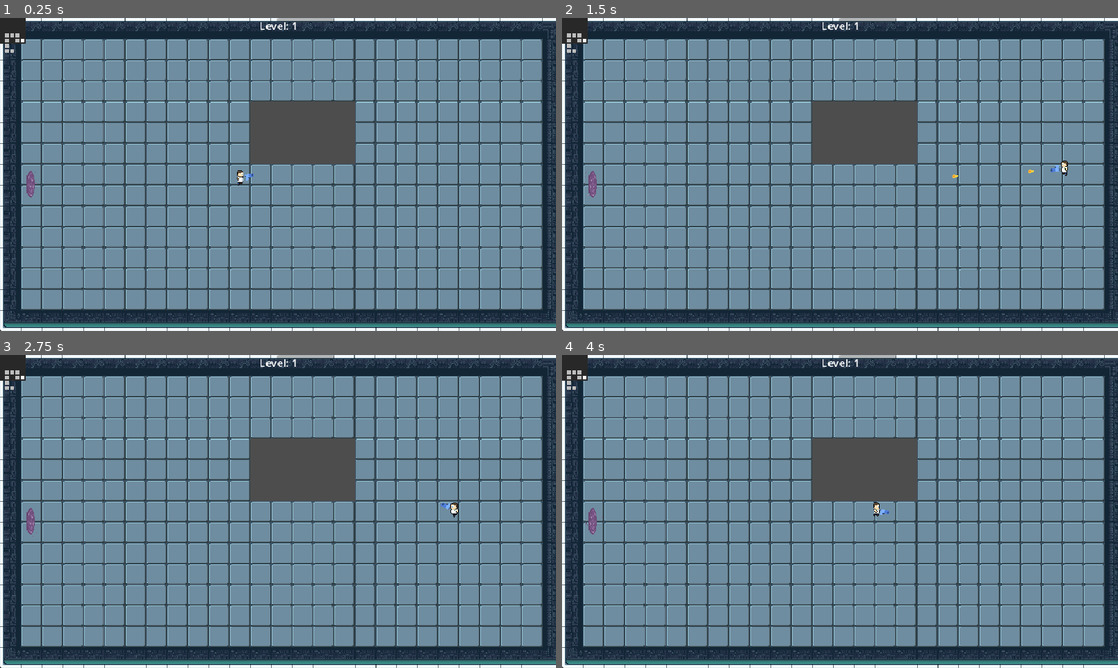
Above: before the commit, frames 1-4 (two rows, left to right).
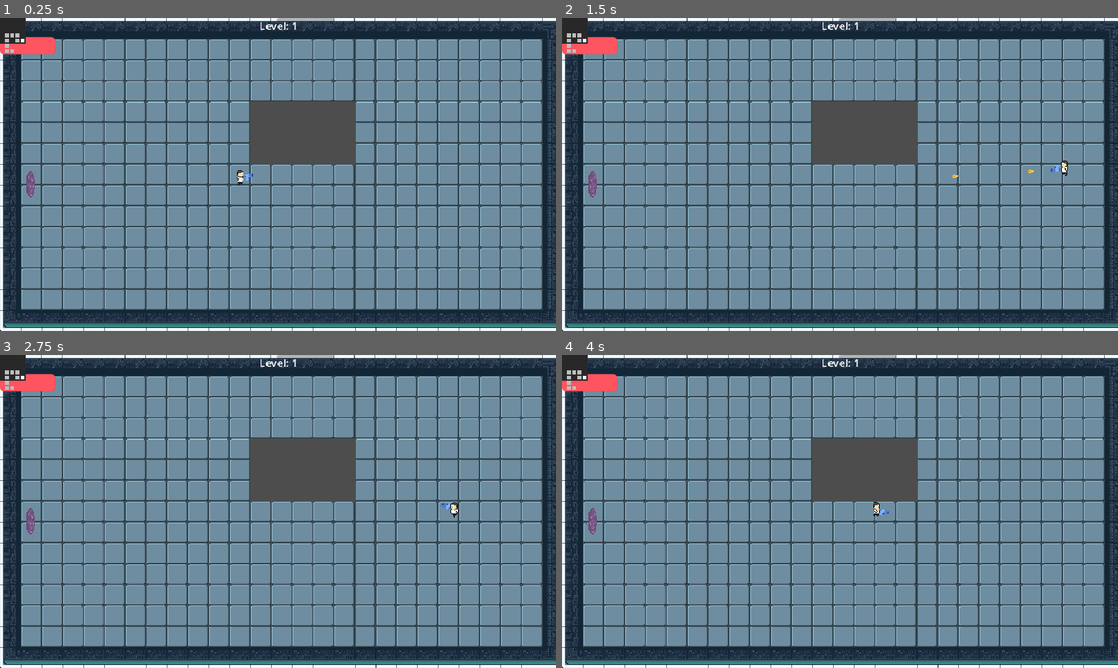
Above: after the commit, the same moments.

Repository: benz76428/game-v1
Game: Godot game, scene res://dungeon_generator.tscn
Same seed, same stepped clock (60 frames per second), same inputs: the game is played once before the commit and once after it. The engine's default icon, where the game draws it, is replaced by a stand-in: a white triangle on a blue panel in a dark square.
Inputs (mouse positions are in pixels of both pictures, inside the frame that each line leads up to):
- Up to frame 1 (0.25 s): no input
- Up to frame 2 (1.5 s): tap Enter (ui_accept) at 0.5, 0.77 s; move the mouse to (962, 158) at 0.52 s; hold D (walk_right) 0.53-1.25 s; hold Q 0.53-1.25 s; click (962, 158) at 0.67 s; drag from (728, 190) to (595, 187) at 1.27 s
- Up to frame 3 (2.75 s): tap Enter (ui_accept) at 2 s; move the mouse to (333, 442) at 2.02 s; hold D (walk_right) from 2.03 s (still down); hold Q from 2.03 s (still down)
- Up to frame 4 (4 s): release D (walk_right) at 2.75 s; release Q at 2.75 s; drag from (812, 574) to (1017, 508) at 2.77 s; move the mouse to (1006, 558) at 3.52 s; hold A (walk_left) from 3.53 s (still down); hold Q from 3.53 s (still down); tap Enter (ui_accept) at 3.77 s

The runs differ from the first frame. In frame 1, 0.4% of the frame differs, in the area x 0-10%, y 6-12%; in frame 2, 0.4%; in frame 3, 0.4%; in frame 4, 0.4%.

Commit message:
working no hp

Diff:
--- a/map-gen---character-moving-between-rooms/Scenes/LEVELHUD/hud.gd
+++ b/map-gen---character-moving-between-rooms/Scenes/LEVELHUD/hud.gd
@@ -2,17 +2,29 @@
 
 @onready var xp_bar: ProgressBar = $Control/XPBar
 @onready var level_label: Label = $Control/LevelLabel
+@onready var health_bar = $Control/HealthBar
 
 func _ready() -> void:
-	# Find the player and connect to their signals
+	# Wait one frame to guarantee the Player has spawned in
+	await get_tree().process_frame
+
+	# Find the player and connect to their signals.
+	# NOTE: Your file uses lowercase "player", so make sure the group name is exactly "player"!
 	var player = get_tree().get_first_node_in_group("player")
+
 	if player:
+		# --- XP & Level Setup ---
 		player.xp_changed.connect(_update_xp_bar)
 		player.level_changed.connect(_update_level_label)
 
-		# Initialize the UI with starting values
 		_update_xp_bar(player.current_xp, player.xp_to_next_level)
 		_update_level_label(player.current_level)
+
+		# --- Health Setup ---
+		player.health_changed.connect(update_health_bar)
+		update_health_bar(player.health, player.max_health)
+	else:
+		print("ERROR: HUD could not find the Player in the 'player' group!")
 
 func _update_xp_bar(current_val, max_val):
 	xp_bar.max_value = max_val
@@ -20,3 +32,7 @@
 
 func _update_level_label(new_level):
 	level_label.text = "Level: " + str(new_level)
+
+func update_health_bar(current_health: float, max_health: float):
+	health_bar.max_value = max_health
+	health_bar.value = current_health
--- a/map-gen---character-moving-between-rooms/Scenes/LEVELHUD/hud.tscn
+++ b/map-gen---character-moving-between-rooms/Scenes/LEVELHUD/hud.tscn
@@ -1,9 +1,16 @@
-[gd_scene load_steps=3 format=3 uid="uid://8yommuxxcijv"]
+[gd_scene load_steps=4 format=3 uid="uid://8yommuxxcijv"]
 
 [ext_resource type="Script" uid="uid://ddve4r5y3o3bw" path="res://Scenes/LEVELHUD/hud.gd" id="1_ytusa"]
 
 [sub_resource type="StyleBoxFlat" id="StyleBoxFlat_ytusa"]
 bg_color = Color(0.9551888, 0.29545933, 0.7296503, 1)
+
+[sub_resource type="StyleBoxFlat" id="StyleBoxFlat_thh3i"]
+bg_color = Color(0.9978271, 0.3325435, 0.37721354, 1)
+corner_radius_top_left = 7
+corner_radius_top_right = 7
+corner_radius_bottom_right = 7
+corner_radius_bottom_left = 7
 
 [node name="HUD" type="CanvasLayer"]
 script = ExtResource("1_ytusa")
@@ -35,3 +42,12 @@
 offset_right = 20.0
 offset_bottom = 23.0
 grow_horizontal = 2
+
+[node name="HealthBar" type="ProgressBar" parent="Control"]
+layout_mode = 1
+offset_top = 29.0
+offset_right = 85.0
+offset_bottom = 56.0
+theme_override_styles/fill = SubResource("StyleBoxFlat_thh3i")
+value = 100.0
+show_percentage = false
--- a/map-gen---character-moving-between-rooms/Scenes/Player/player.gd
+++ b/map-gen---character-moving-between-rooms/Scenes/Player/player.gd
@@ -7,6 +7,8 @@
 
 const MUTATION_PICKER_SCENE = preload("res://Scenes/picker/mutation_picker.tscn")
 
+var max_health: int = 100
+var health: int = max_health
 # ==========================================
 # BASE STATS (The raw, naked player stats)
 # ==========================================
@@ -94,18 +96,26 @@
 	current_health = clamp(current_health, 0, current_max_health)
 	health_changed.emit(current_health, current_max_health)
 
-func take_damage(amount: float = 10.0) -> void:
-	# We added this because your enemy bullets are already looking for it!
+func take_damage(amount: int) -> void:
+	# Subtract the damage from the player's health
 	current_health -= amount
+
+	# Emit the signal so your HUD updates!
 	health_changed.emit(current_health, current_max_health)
-	print("Player took damage! Health: ", current_health)
-
-	# Example of where you would trigger adrenaline later:
-	# if current_health < current_max_health * 0.3:
-	#     trigger_adrenaline()
+
+	print("Player took ", amount, " damage! Health is now: ", current_health)
 
 	if current_health <= 0:
-		die()
+		print("Player died!")
+		# We can add game over logic here later
+
+# If you have healing items/mutations, do the same:
+func heal(amount: int):
+	health += amount
+	if health > max_health:
+		health = max_health
+
+	health_changed.emit(health, max_health)
 
 func die() -> void:
 	print("Player has died!")
--- a/map-gen---character-moving-between-rooms/Scenes/enemies/mob.gd
+++ b/map-gen---character-moving-between-rooms/Scenes/enemies/mob.gd
@@ -23,7 +23,7 @@
 	if health <= 0:
 		# Use set_deferred to turn off physics immediately
 		# so no more bullets can hit this enemy while it's dying
-		$CollisionShape2D.set_deferred("disabled", true)
+		$Hitbox.set_deferred("disabled", true)
 
 		# Use call_deferred to run the spawn logic safely in the next frame
 		call_deferred("_on_death")
@@ -45,3 +45,11 @@
 
 	# 4. Finally, remove the enemy
 	queue_free()
+
+	# This function runs automatically whenever a physics body touches the Hitbox Area2D
+func _on_hitbox_body_entered(body: Node2D) -> void:
+	# Check if the thing we just bumped into is the player
+	if body == player:
+		# Tell the player to take 10 damage! (Change the number to whatever you want)
+		if body.has_method("take_damage"):
+			body.take_damage(10)
--- a/map-gen---character-moving-between-rooms/Scenes/enemies/mob.tscn
+++ b/map-gen---character-moving-between-rooms/Scenes/enemies/mob.tscn
@@ -14,6 +14,6 @@
 [node name="Slime" parent="." instance=ExtResource("1_dy6sc")]
 unique_name_in_owner = true
 
-[node name="CollisionShape2D" type="CollisionShape2D" parent="."]
+[node name="Hitbox" type="CollisionShape2D" parent="."]
 position = Vector2(0, -27)
 shape = SubResource("CircleShape2D_nokgg")
